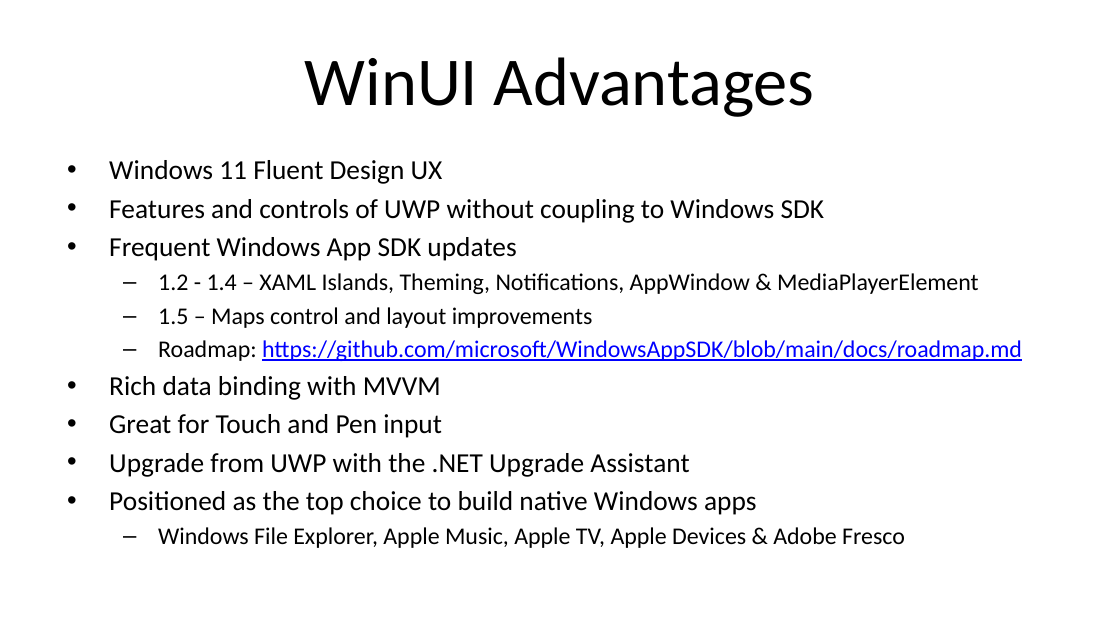
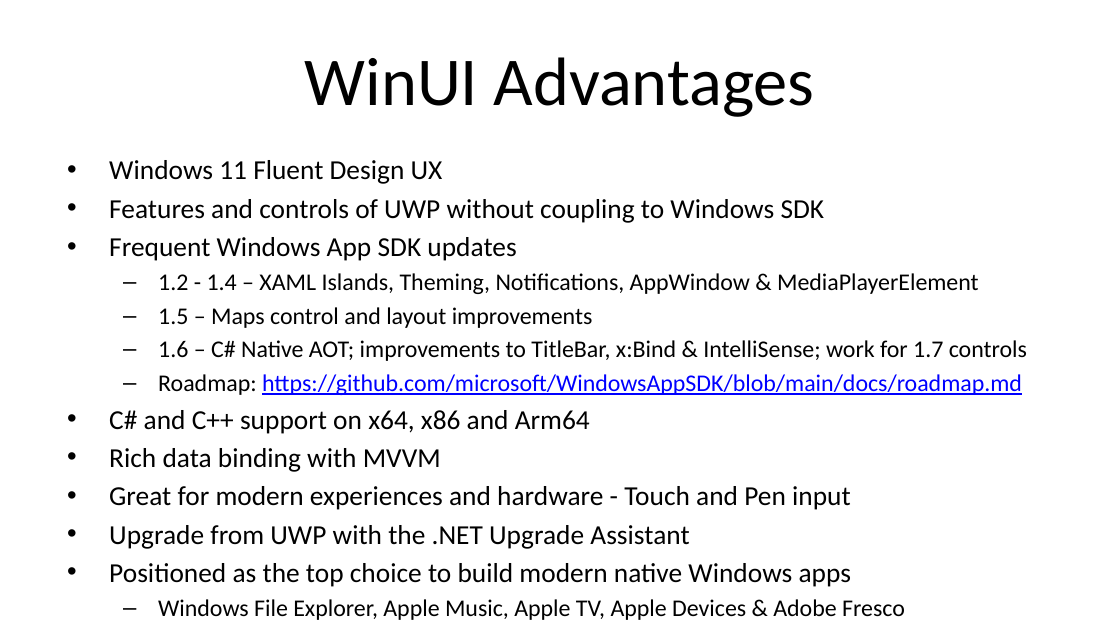
Before and after one commit to alvinashcraft/speaking, a slide deck: slide 13 of 2024/0806_VSLiveRedmond/WindowsDevOptions/VSLMSHQ24_Building a Native Windows App_AlvinAshcraft.pptx. Drawn at 1120x630 pixels with LibreOffice and Linux fonts; fonts in the diff are those of the drawing; background and template pictures are left out. Boxes give left, top, right and bottom in pixels: in the first picture for what was removed or moved away, otherwise in the second. Text is boxed around its words. In the diff, an @@ line names an element or a change of style, - is before the commit and + after.

Commit message:
Updates with Build info

```diff
--- a/2024/0806_VSLiveRedmond/WindowsDevOptions/VSLMSHQ24_Building a Native Windows App_AlvinAshcraft.pptx
+++ b/2024/0806_VSLiveRedmond/WindowsDevOptions/VSLMSHQ24_Building a Native Windows App_AlvinAshcraft.pptx
@@ text at <box>158,340,1027,361</box>: paragraph added @@
+  – 1.6 – C# Native AOT; improvements to TitleBar, x:Bind & IntelliSense; work for 1.7 controls
@@ text at <box>109,410,590,434</box>: paragraph added @@
+• C# and C++ support on x64, x86 and Arm64
@@ text at <box>109,486,851,510</box>: text changed @@
-• Great for Touch and Pen input
+• Great for modern experiences and hardware - Touch and Pen input
@@ text at <box>109,563,852,587</box>: text changed @@
-• Positioned as the top choice to build native Windows apps
+• Positioned as the top choice to build modern native Windows apps
```
Also in this commit, not shown: 3 other slides changed, 1 other file.
